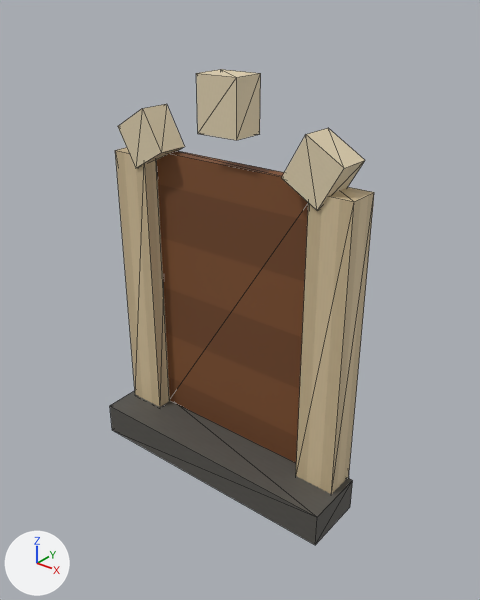
The glTF model public/models/citykit/portal-casco-lod1.glb, before and after one commit.
Rendered twice from a 50 mm lens placed at (3.26, -4.06, 3.96), pointed at (0.19, -0.23, 1.58). Lighting does not change. The marker at lower left points along +X, +Y and +Z. The picture after the commit comes second. Mesh edges are drawn as thin lines. Vertices at exactly the same position are counted once.

In view in the first picture: 'portal-casco-lod1'.
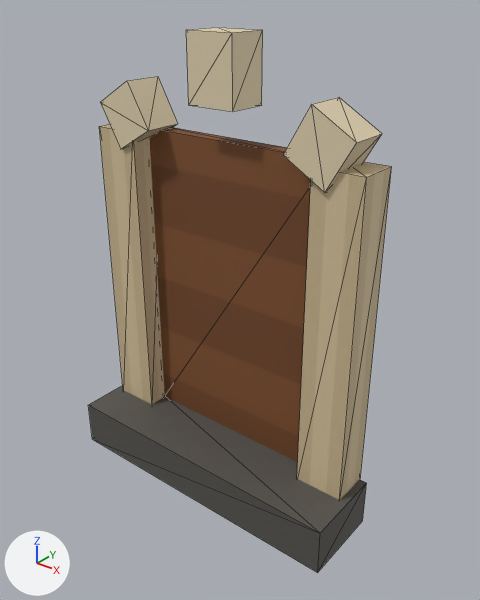
Where the change shows, as pixel boxes [x1, y1, x2, y2] in the pictures (480 x 600 px; the box of a moved part takes in the faces that stretch with it):
'portal-casco-lod1', reshaped (15% wider, 15% taller)
    before: [110, 69, 374, 545]
    after: [88, 27, 392, 573]
part 1 of me_portal_casco_lod1, moved or reshaped
    before: [110, 391, 353, 545]
    after: [88, 385, 366, 573]
part 2 of me_portal_casco_lod1, moved or reshaped
    before: [115, 147, 170, 407]
    after: [99, 124, 165, 404]
part 3 of me_portal_casco_lod1, moved or reshaped
    before: [296, 187, 374, 494]
    after: [297, 162, 392, 500]
part 4 of me_portal_casco_lod1, moved or reshaped
    before: [157, 151, 308, 463]
    after: [149, 127, 311, 462]
part 5 of me_portal_casco_lod1, moved or reshaped
    before: [118, 104, 185, 168]
    after: [100, 76, 178, 149]
part 6 of me_portal_casco_lod1, moved or reshaped
    before: [196, 69, 261, 140]
    after: [186, 27, 263, 112]
part 7 of me_portal_casco_lod1, moved or reshaped
    before: [282, 128, 365, 211]
    after: [283, 98, 382, 193]

The change, as a list of edits to the scene's bpy script:
```text
Change me_portal_casco_lod1:
    used by ob_portal_casco_lod1; location = (0.0, 0.0, 0.0)
    remove me_portal_casco_lod1.from_pydata(...)  # 56 vertices, 84 faces; spans x -1.23..1.23, y -0.54..0.04, z -0.21..3.33
    add me_portal_casco_lod1.from_pydata(...)  # 56 vertices, 84 faces; spans x -1.36..1.36, y -0.7..0.04, z -0.29..3.62
    me_portal_casco_lod1 part 1: the loose piece of 8 vertices spanning x -1.23..1.23, y -0.54..0.02, z -0.21..0.09 is scaled about the mesh origin by (1.11, 1.29, 1.4)
    me_portal_casco_lod1 part 2: the loose piece of 8 vertices spanning x -1.18..-0.82, y -0.24..0.04, z 0.07..2.61 is scaled about its middle by (1.17, 1.21, 1.08), then moved by (-0.08, -0.03, 0.1)
    me_portal_casco_lod1 part 3: the loose piece of 8 vertices spanning x 0.82..1.18, y -0.24..0.04, z 0.07..2.61 is scaled about its middle by (1.17, 1.21, 1.08), then moved by (0.08, -0.03, 0.1)
    me_portal_casco_lod1 part 4: the loose piece of 8 vertices spanning x -0.83..0.83, y -0.1..0.02, z 0.09..2.63 is scaled about the mesh origin by (1.07, 1.17, 1.07)
    me_portal_casco_lod1 part 5: the loose piece of 8 vertices spanning x -1.1..-0.6, y -0.26..0.02, z 2.5..3.01 is scaled about its middle by (1.11, 1.21, 1.11), then moved by (-0.09, -0.04, 0.19)
    me_portal_casco_lod1 part 6: the loose piece of 8 vertices spanning x -0.19..0.19, y -0.26..0.02, z 2.89..3.33 is scaled about its middle by (1.11, 1.21, 1.18), then moved by (0.0, -0.04, 0.26)
    me_portal_casco_lod1 part 7: the loose piece of 8 vertices spanning x 0.6..1.1, y -0.26..0.02, z 2.5..3.01 is scaled about its middle by (1.11, 1.21, 1.11), then moved by (0.09, -0.04, 0.19)
```
